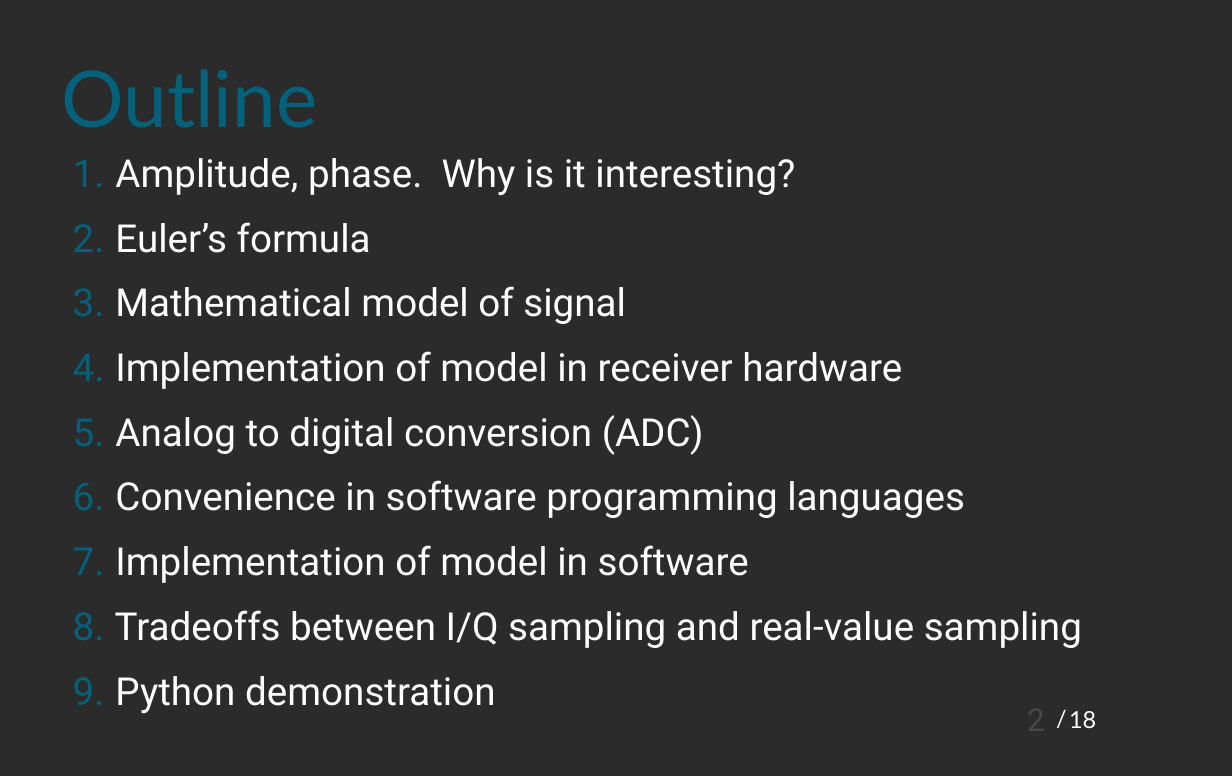
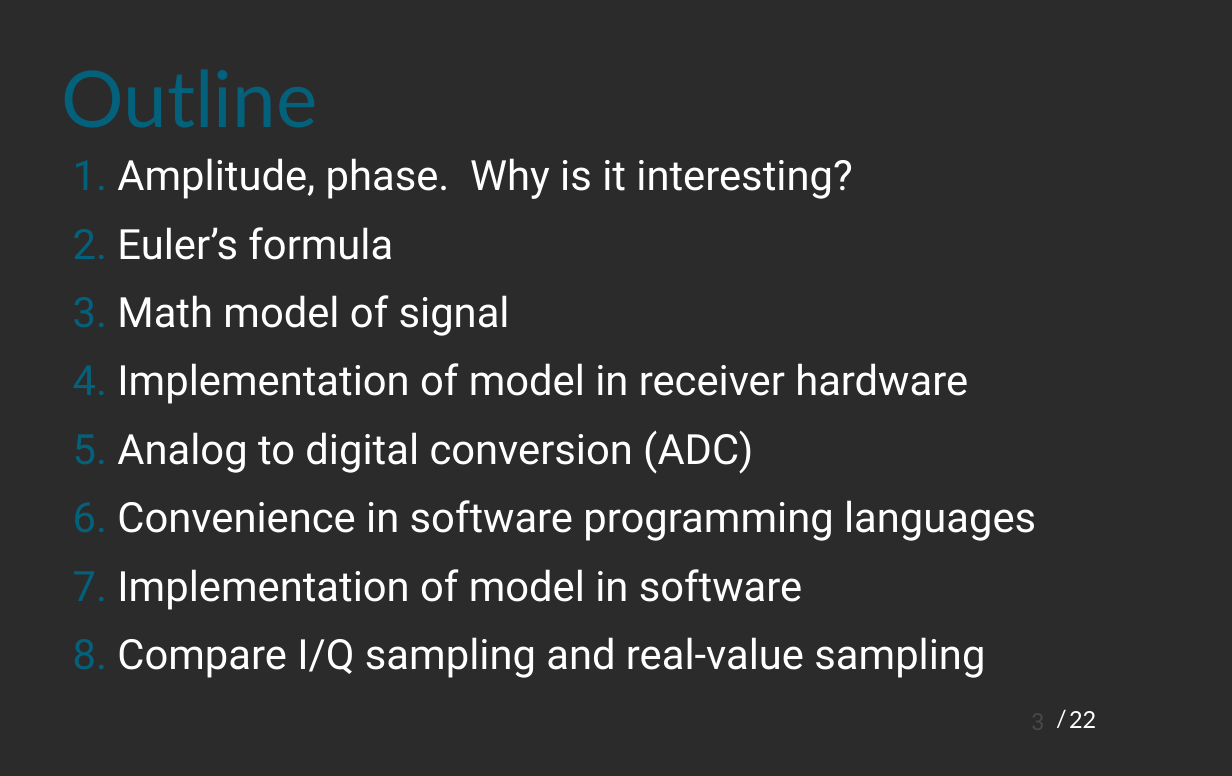
Before and after one commit to spiro-sarris/pres, a slide deck: slide 3 of rf_iq/rf_iq.odp (slide 2 before the commit). Drawn at 1232x776 pixels with LibreOffice and Linux fonts; fonts in the diff are those of the drawing; background and template pictures are left out; a plain dark background stands for a picture behind light text. Boxes give left, top, right and bottom in pixels: in the first picture for what was removed or moved away, otherwise in the second. Text is boxed around its words. In the diff, an @@ line names an element or a change of style, - is before the commit and + after.

```diff
--- a/rf_iq/rf_iq.odp
+++ b/rf_iq/rf_iq.odp
@@ text at bbox=[117, 158, 1036, 610]: size 29.6 to 32 pt in "Amplitude, phase. Why is it interesting?", "Euler’s formula", "Implementation of model in receiver hardware", "Analog to digital conversion (ADC)" and 2 more places @@
@@ text at bbox=[117, 295, 510, 336]: text changed; size 29.6 to 32 pt @@
-3. Mathematical model of signal
+3. Math model of signal
@@ text at bbox=[117, 637, 985, 678]: text changed; size 29.6 to 32 pt @@
-8. Tradeoffs between I/Q sampling and real-value sampling
-9. Python demonstration
+8. Compare I/Q sampling and real-value sampling
@@ page number added at bbox=[880, 708, 1044, 750], 18 pt, text #484848 @@
+3
@@ page number removed at bbox=[906, 701, 1045, 743] @@
-2
@@ text at bbox=[1069, 711, 1096, 728]: text changed @@
-18
+22
```
Also in this commit, not shown: 17 other slides changed, 4 slides added, 1 other file.
